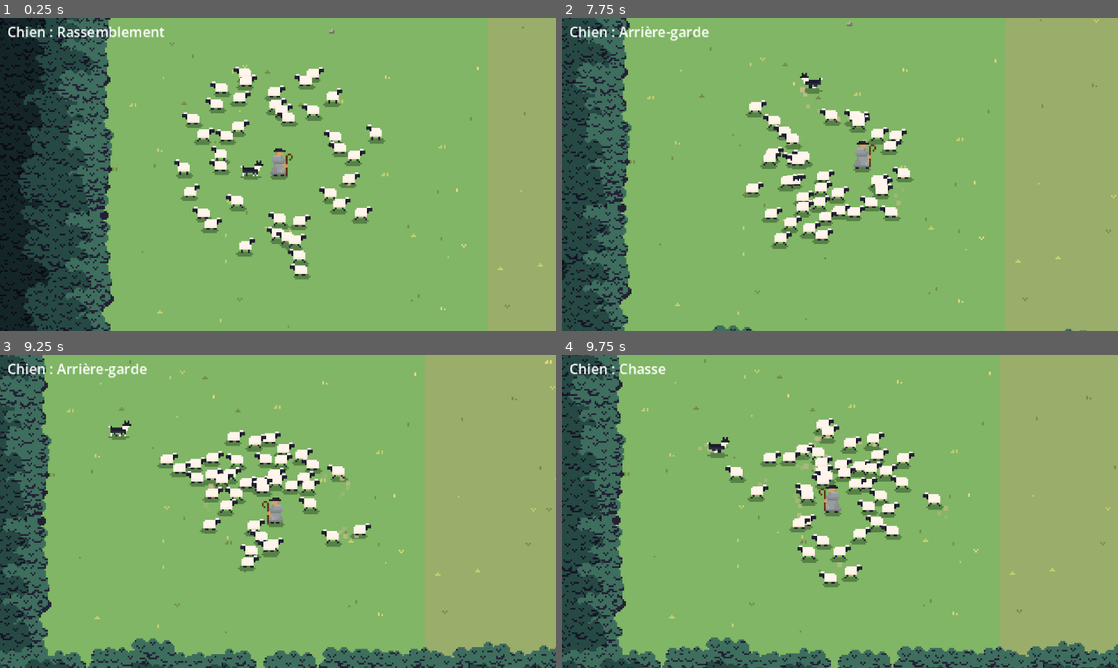
Above: before the commit, frames 1-4 (two rows, left to right).
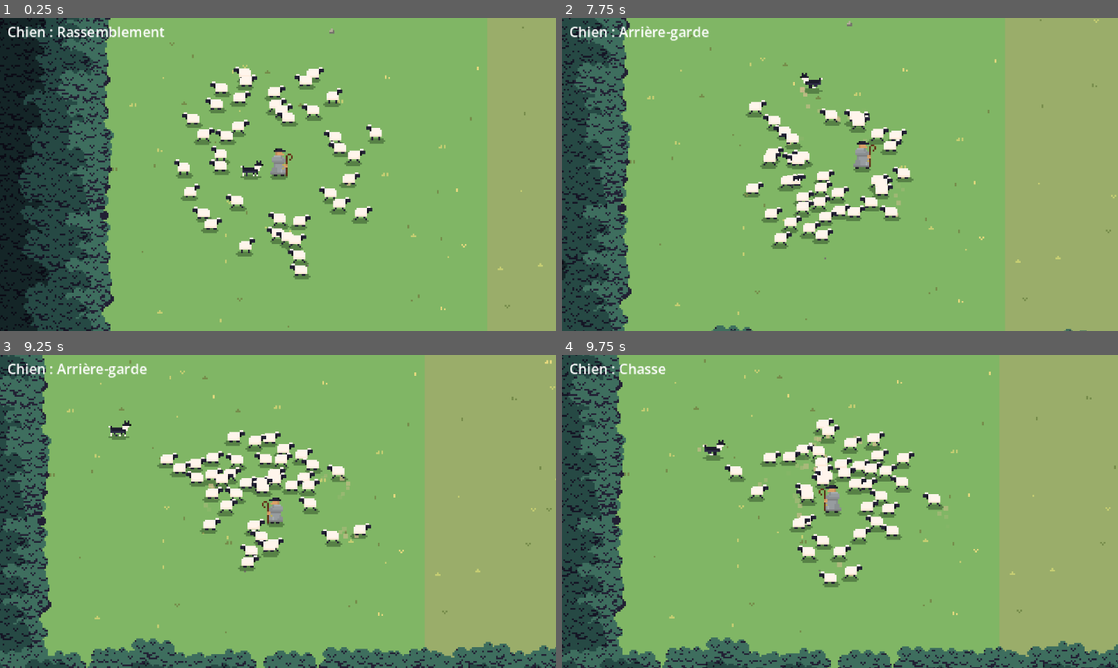
Above: after the commit, the same moments.

Repository: jaimegomesparente/wooly-caravan
Game: Godot game, scene res://scenes/main/main.tscn
Two runs of this game, one before a commit and one after it. Both use one fixed random seed, a clock stepped at 60 frames per second and the inputs below.
Inputs (mouse positions are in pixels of both pictures, inside the frame that each line leads up to):
- Up to frame 1 (0.25 s): no input
- Up to frame 2 (7.75 s): move the mouse to (962, 158) at 0.52 s; hold Right (move_right) 0.53-1.28 s; tap Space (dog_mode) every 2.25 s from 0.6 to 7.35 s; move the mouse to (728, 190) at 1.27 s; hold Down (move_down) 1.28-2.03 s; tap Mouse wheel up (zoom_in) at 1.35, 5.85 s; move the mouse to (895, 105) at 2.02 s; hold Right (move_right) 2.03-2.78 s; hold Mouse wheel down (zoom_out) 2.03-2.78 s; move the mouse to (812, 237) at 2.77 s; hold Up (move_up) 2.78-3.53 s; move the mouse to (1006, 221) at 3.52 s; hold Mouse wheel up (zoom_in) 3.53-4.28 s; hold Left (move_left) 3.53-5.03 s; move the mouse to (673, 127) at 4.27 s; tap Mouse wheel down (zoom_out) at 4.35 s; move the mouse to (867, 174) at 5.02 s; hold Down (move_down) 5.03-5.78 s; move the mouse to (756, 96) at 5.77 s; hold Right (move_right) 5.78-6.53 s; move the mouse to (962, 158) at 6.52 s; hold Up (move_up) 6.53-7.28 s; hold Mouse wheel down (zoom_out) 6.53-7.28 s; move the mouse to (728, 190) at 7.27 s; hold Right (move_right) from 7.28 s (still down)
- Up to frame 3 (9.25 s): move the mouse to (333, 442) at 8.02 s; release Right (move_right) at 8.03 s; hold Down (move_down) 8.03-8.78 s; hold Mouse wheel up (zoom_in) 8.03-8.78 s; move the mouse to (250, 574) at 8.77 s; hold Left (move_left) from 8.78 s (still down); tap Mouse wheel down (zoom_out) at 8.85 s
- Up to frame 4 (9.75 s): move the mouse to (1006, 558) at 9.52 s; release Left (move_left) at 9.53 s; hold Up (move_up) from 9.53 s (still down); tap Space (dog_mode) at 9.6 s

Frames 1-2 are identical in both runs. In frame 3, less than 0.1% of the frame differs, in the area x 48-53%, y 31-44%; in frame 4, 0.6%, in the area x 24-61%, y 22-52%.

Commit message:
feat(main): trail trees and groves that sheep and dog steer around

Diff:
--- a/entities/dog/dog.gd
+++ b/entities/dog/dog.gd
@@ -204,7 +204,7 @@
 
 
 ## Heading turned at a limited rate, speed eased down near the goal. Unless pushing, it curves
-## around the sheep so it does not scatter the flock on its way.
+## around the sheep so it does not scatter the flock on its way; it always curves around trees.
 func _move_to(point: Vector2, delta: float) -> void:
 	var to_point := point - global_position
 	var distance := to_point.length()
@@ -214,6 +214,11 @@
 		# Chasing is urgent: straight through the flock (curving around it could keep it circling).
 		if not is_pushing() and _state != State.CHASE:
 			direction += _avoid_flock() * data.avoid_strength
+		# Always around the trail trees, even chasing, so it never gets stuck on a trunk.
+		var forest := get_tree().get_first_node_in_group("forest") as Forest
+		if forest:
+			direction += forest.avoidance(global_position, direction.normalized(), data.tree_avoid_radius) \
+					* data.tree_avoid_strength
 		_heading = rotate_toward(_heading, direction.angle(), data.turn_rate * delta)
 	else:
 		wanted = 0.0
--- a/entities/sheep/sheep.gd
+++ b/entities/sheep/sheep.gd
@@ -164,6 +164,7 @@
 	# A startled sheep turns and speeds up faster.
 	var reflex := config.flight_reflex if _fleeing or _panicking else 1.0
 	if desired != Vector2.ZERO:
+		desired = _avoid_trees(desired)
 		_heading = rotate_toward(_heading, desired.angle(), config.turn_rate * reflex * delta)
 	_speed = move_toward(_speed, desired.length(), config.acceleration * reflex * delta)
 	velocity = Vector2.from_angle(_heading) * _speed
@@ -600,6 +601,17 @@
 	return nearest
 
 
+## The desired velocity veered around the trail trees ahead, at the same pace.
+func _avoid_trees(desired: Vector2) -> Vector2:
+	var forest := get_tree().get_first_node_in_group("forest") as Forest
+	if forest == null:
+		return desired
+	var direction := desired.normalized()
+	var steered := direction + forest.avoidance(global_position, direction, config.tree_avoid_radius) \
+			* config.tree_avoid_strength
+	return desired if steered.length() < 0.01 else steered.normalized() * desired.length()
+
+
 ## Push away from sheep closer than separation_radius; magnitude fades from 1 to 0 across the radius.
 ## The shepherd also pushes, over shepherd_push_radius, so walking sheep curve around him.
 func _separation() -> Vector2:
--- a/entities/shepherd/shepherd.tscn
+++ b/entities/shepherd/shepherd.tscn
@@ -86,7 +86,7 @@
 }]
 
 [sub_resource type="RectangleShape2D" id="RectangleShape2D_body"]
-size = Vector2(12, 16)
+size = Vector2(8, 4)
 
 [node name="Shepherd" type="CharacterBody2D" unique_id=1739534669 groups=["shepherd"]]
 collision_mask = 16
@@ -104,5 +104,5 @@
 autoplay = "idle"
 
 [node name="CollisionShape2D" type="CollisionShape2D" parent="." unique_id=1564870084]
-position = Vector2(0, -8)
+position = Vector2(0, -2)
 shape = SubResource("RectangleShape2D_body")
--- a/resources/dog_data.gd
+++ b/resources/dog_data.gd
@@ -43,3 +43,8 @@
 @export var guard_radius: float = 64.0
 ## Stops and barks this close (px) to the chased wolf; the wolf runs off once the bark is over.
 @export var bark_distance: float = 24.0
+
+@export_group("Obstacles")
+## Trail trees closer than this (px) ahead make the dog veer aside, harder the closer they are.
+@export var tree_avoid_radius: float = 16.0
+@export var tree_avoid_strength: float = 1.5
--- a/resources/flock_config.gd
+++ b/resources/flock_config.gd
@@ -126,3 +126,8 @@
 @export var flip_threshold: float = 5.0
 ## Highest run animation speed_scale (1 = walk cadence); above it the trot shows as a 1 px hop.
 @export var max_run_anim_scale: float = 1.4
+
+@export_group("Obstacles")
+## Trail trees closer than this (px) ahead make the sheep veer aside, harder the closer they are.
+@export var tree_avoid_radius: float = 14.0
+@export var tree_avoid_strength: float = 1.5
--- a/scenes/main/forest.gd
+++ b/scenes/main/forest.gd
@@ -4,7 +4,9 @@
 ## stands up to `overflow` px on the walkable band and recedes here and there (a smooth noise), with
 ## clearings where no tree grows. Its trees are y-sorted with the sheep, the dog and the wolves (keep
 ## it a direct child of a y-sorted node): the bottom rows hide what walks behind them. Trees and the
-## ground under them darken by levels toward the back.
+## ground under them darken by levels toward the back. Between the pastures, lone trees and small
+## groves stand on the walkable band, their trunks blocking the shepherd, the sheep and the dog (the
+## sheep and the dog steer around them with `avoidance()`), with a flattened shade under each.
 
 enum Wall { TOP, BOTTOM, LEFT, RIGHT }
 
@@ -42,13 +44,41 @@
 @export var shade_starts: Array[float] = [-4.0, 4.0, 16.0]
 @export var shade_colors: Array[Color] = [Color(0.43, 0.52, 0.31), Color(0.3, 0.4, 0.23), Color(0.17, 0.22, 0.17)]
 
+@export_group("Trail trees")
+@export var lone_trees: int = 24
+@export var groves: int = 8
+@export var grove_size_min: int = 6
+@export var grove_size_max: int = 12
+## Trunks of a grove stand within grove_radius (px) of its center, at least grove_spacing apart.
+@export var grove_radius: float = 18.0
+@export var grove_spacing: float = 9.0
+## Minimum distance (px) between trunks of different groves or lone trees, so passages remain.
+@export var min_gap: float = 40.0
+## Minimum distance (px) from the top and bottom walls and from the pastures.
+@export var wall_clearance: float = 32.0
+## Collision box (px) at the foot of each trail tree.
+@export var trunk_size: Vector2 = Vector2(4, 3)
+## Shade of the trail trees: each trunk casts a strength fading from 1 to 0 across
+## trail_shade_radius (px; vertical distances divided by trail_shade_squash, for a flat oval), the
+## strengths add up, and each shade level starts at its threshold (colors: `shade_colors`).
+@export var trail_shade_radius: float = 14.0
+@export var trail_shade_squash: float = 0.5
+@export var trail_shade_levels: Array[float] = [0.2, 0.9, 1.8]
+
+## Collision layer 5 (obstacle).
+const OBSTACLE_LAYER := 1 << 4
+
 var _trail: Ground
+## Feet of the trail trees, all together and by grove (a lone tree is a grove of one).
+var _trunks: Array[Vector2] = []
+var _groves: Array[Array] = []
 var _edge_noise := FastNoiseLite.new()
 var _clearing_noise := FastNoiseLite.new()
 
 
 func _ready() -> void:
 	y_sort_enabled = true
+	add_to_group("forest")
 	_trail = get_tree().get_first_node_in_group("trail") as Ground
 	if _trail == null or tree_texture == null:
 		return
@@ -75,6 +105,8 @@
 				along += spacing
 			depth += row_spacing
 
+	_plant_trail(rng)
+
 	var shade := Node2D.new()
 	# Below the trees and the entities, above the ground.
 	shade.z_index = -1
@@ -86,14 +118,72 @@
 	foot = foot.round()
 	if _clearing_noise.get_noise_2dv(foot) > clearing_threshold:
 		return
+	_add_tree(rng, foot, tint_colors[_level(tint_starts, depth)] if not tint_colors.is_empty() else Color.WHITE)
+
+
+func _add_tree(rng: RandomNumberGenerator, foot: Vector2, tint: Color) -> void:
 	var tree := Sprite2D.new()
 	tree.texture = tree_texture
 	tree.hframes = sheet_cells
 	tree.frame = rng.randi() % variants
 	tree.offset = Vector2(cell_size / 2.0 - trunk_x, -cell_size / 2.0)
-	tree.modulate = tint_colors[_level(tint_starts, depth)] if not tint_colors.is_empty() else Color.WHITE
+	tree.modulate = tint
 	tree.position = foot
 	add_child(tree)
+
+
+## Groves first, then lone trees, each at a random free spot (given up after a few tries).
+func _plant_trail(rng: RandomNumberGenerator) -> void:
+	var area := Rect2(_trail.patch_width + wall_clearance, wall_clearance,
+			_trail.length - 2.0 * (_trail.patch_width + wall_clearance), _trail.height - 2.0 * wall_clearance)
+	if area.size.x <= 0.0 or area.size.y <= 0.0:
+		return
+	var body := StaticBody2D.new()
+	body.collision_layer = OBSTACLE_LAYER
+	body.collision_mask = 0
+	for i in groves + lone_trees:
+		var grove := i < groves
+		var clearance := min_gap + (grove_radius if grove else 0.0)
+		for attempt in 20:
+			var center := Vector2(rng.randf_range(area.position.x, area.end.x), rng.randf_range(area.position.y, area.end.y)).round()
+			if _trunks.any(func(trunk: Vector2) -> bool: return trunk.distance_to(center) < clearance):
+				continue
+			var feet: Array[Vector2] = [center]
+			if grove:
+				var size := rng.randi_range(grove_size_min, grove_size_max)
+				for try in size * 10:
+					if feet.size() >= size:
+						break
+					var foot := (center + Vector2.from_angle(rng.randf() * TAU) * sqrt(rng.randf()) * grove_radius).round()
+					if not feet.any(func(other: Vector2) -> bool: return other.distance_to(foot) < grove_spacing):
+						feet.append(foot)
+			for foot in feet:
+				_add_tree(rng, foot, Color.WHITE)
+				var shape := RectangleShape2D.new()
+				shape.size = trunk_size
+				var collision := CollisionShape2D.new()
+				collision.shape = shape
+				collision.position = foot - Vector2(0.0, trunk_size.y / 2.0)
+				body.add_child(collision)
+			_trunks.append_array(feet)
+			_groves.append(feet)
+			break
+	add_child(body)
+
+
+## Sideways push away from the trail trees ahead of a body at `from` heading `direction` (unit
+## vector), each fading from 1 to 0 across radius (px). A trunk dead ahead pushes to the right.
+func avoidance(from: Vector2, direction: Vector2, radius: float) -> Vector2:
+	var push := Vector2.ZERO
+	var side := direction.orthogonal()
+	for trunk in _trunks:
+		var to_trunk := trunk - from
+		var distance := to_trunk.length()
+		if distance >= radius or to_trunk.dot(direction) <= 0.0:
+			continue
+		var lateral := to_trunk.dot(side)
+		push -= side * (signf(lateral) if lateral != 0.0 else -1.0) * (1.0 - distance / radius)
+	return push
 
 
 ## Range covered along a side: the top and bottom rows run past the corners, under the side rows.
@@ -142,3 +232,33 @@
 				var from := _point(side, along, out)
 				var to := _point(side, along + 1, far)
 				canvas.draw_rect(Rect2(from, to - from).abs(), shade_colors[level])
+	for feet: Array in _groves:
+		_draw_grove_shade(canvas, feet)
+
+
+## Summed trunk strengths over the grove's box, drawn line by line, a run of one level per rect.
+func _draw_grove_shade(canvas: Node2D, feet: Array) -> void:
+	var box := Rect2(feet[0], Vector2.ZERO)
+	for foot: Vector2 in feet:
+		box = box.expand(foot)
+	var reach := Vector2(trail_shade_radius, trail_shade_radius * trail_shade_squash)
+	box = box.grow_individual(reach.x, reach.y, reach.x, reach.y)
+	var levels := mini(trail_shade_levels.size(), shade_colors.size())
+	for y in range(floori(box.position.y), ceili(box.end.y)):
+		var run_start := 0
+		var run_level := -1
+		for x in range(floori(box.position.x), ceili(box.end.x) + 1):
+			var level := -1
+			if x < ceili(box.end.x):
+				var strength := 0.0
+				for foot: Vector2 in feet:
+					var offset := (Vector2(x, y) + Vector2(0.5, 0.5) - foot) / reach
+					strength += maxf(0.0, 1.0 - offset.length_squared()) ** 2
+				for i in levels:
+					if strength >= trail_shade_levels[i]:
+						level = i
+			if level != run_level:
+				if run_level >= 0:
+					canvas.draw_rect(Rect2(run_start, y, x - run_start, 1), shade_colors[run_level])
+				run_start = x
+				run_level = level
--- a/scenes/main/main.tscn
+++ b/scenes/main/main.tscn
@@ -34,6 +34,8 @@
 y_sort_enabled = true
 script = ExtResource("14_forest")
 tree_texture = ExtResource("15_trees")
+lone_trees = 6
+groves = 2
 
 [node name="Shepherd" parent="." unique_id=1167479979 instance=ExtResource("2_shepherd")]
 position = Vector2(120, 150)
Not shown, changed: CLAUDE.md
